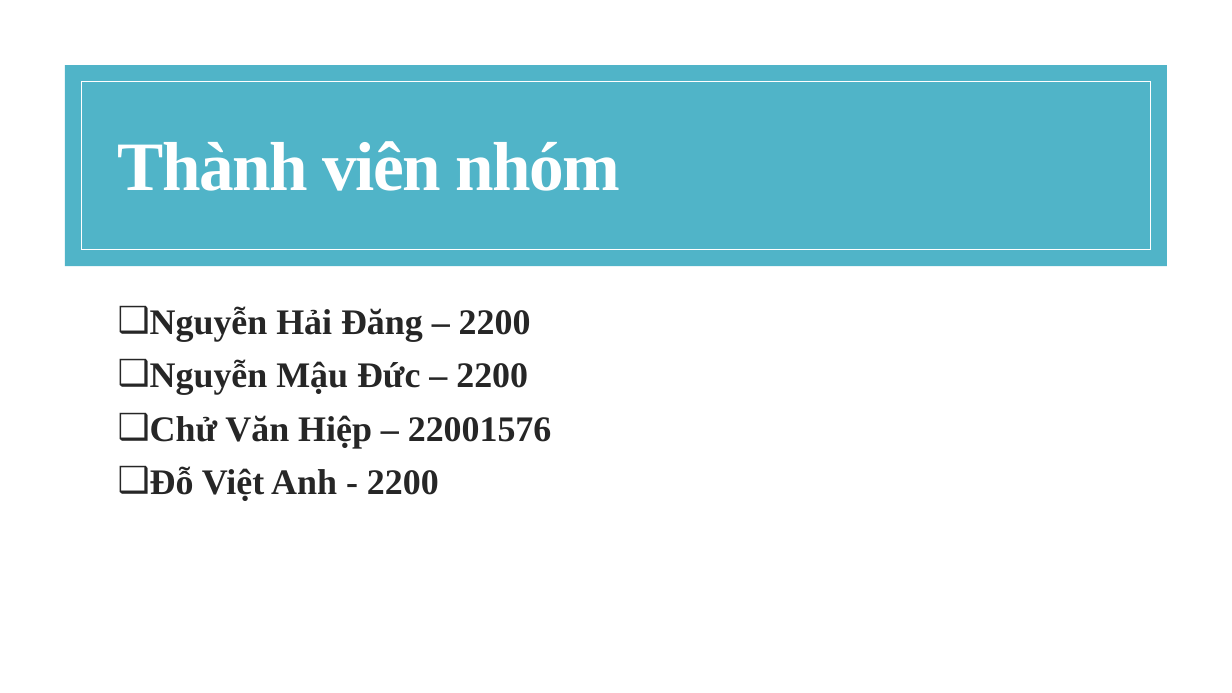
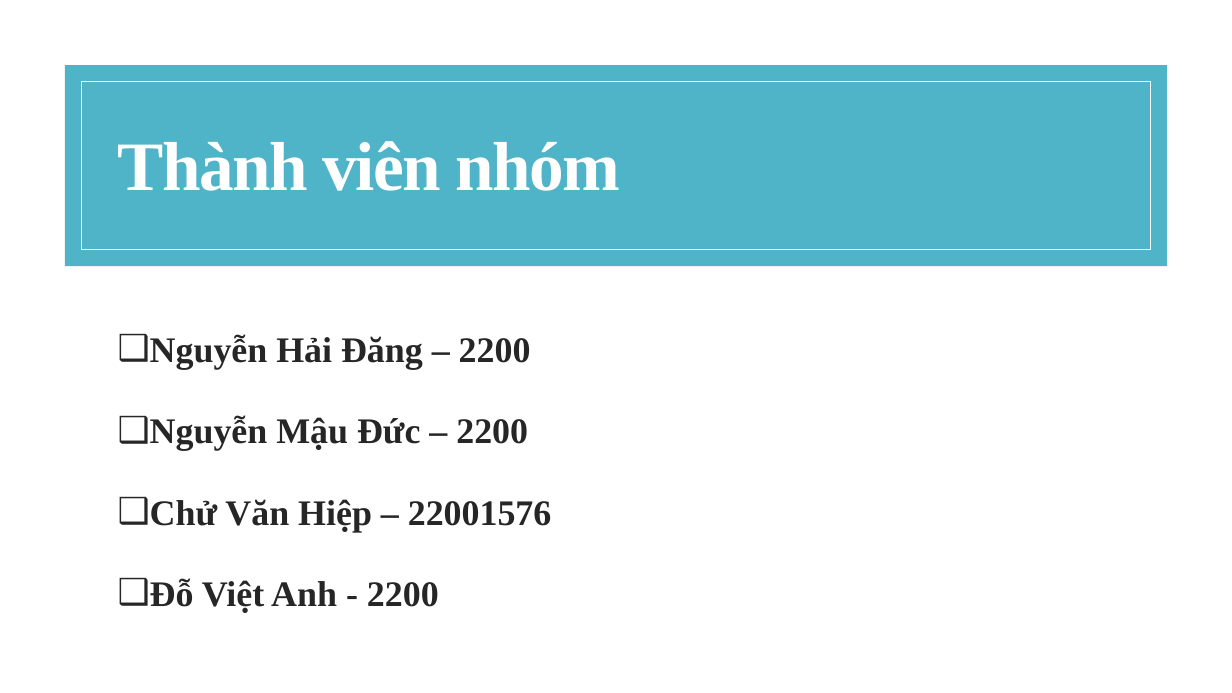
Before and after one commit to dangdoday/Smart-Parking, a slide deck: slide 2 of ppt.pptx. Drawn at 1232x693 pixels with LibreOffice and Linux fonts; fonts in the diff are those of the drawing. Boxes give left, top, right and bottom in pixels: in the first picture for what was removed or moved away, otherwise in the second. Text is boxed around its words. In the diff, an @@ line names an element or a change of style, - is before the commit and + after.

```diff
--- a/ppt.pptx
+++ b/ppt.pptx
@@ text "Nguyễn Hải Đăng – 2200" at [150,335,552,613]: line spacing 0.85 to 1.5 @@
```
Also in this commit, not shown: 1 slide added.
